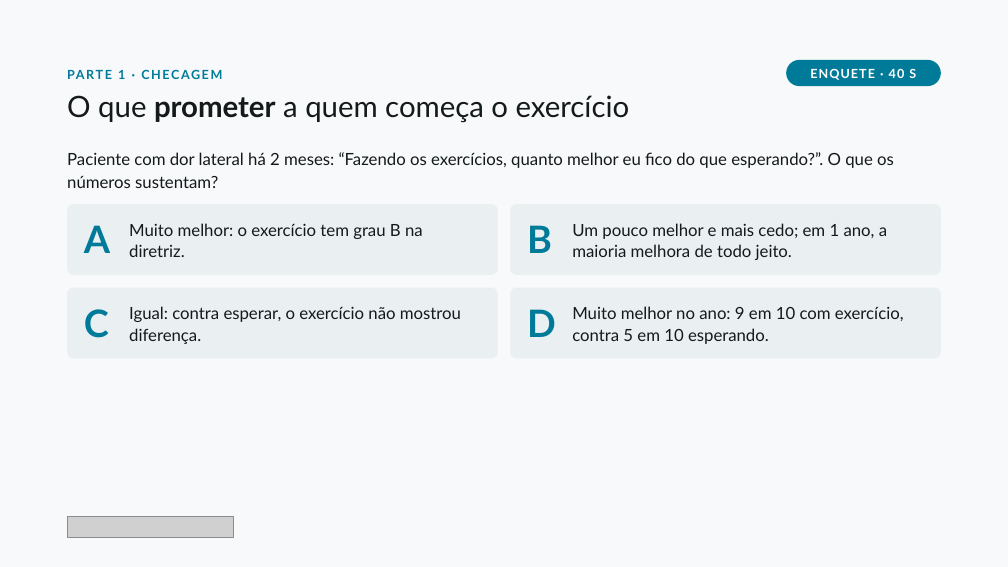
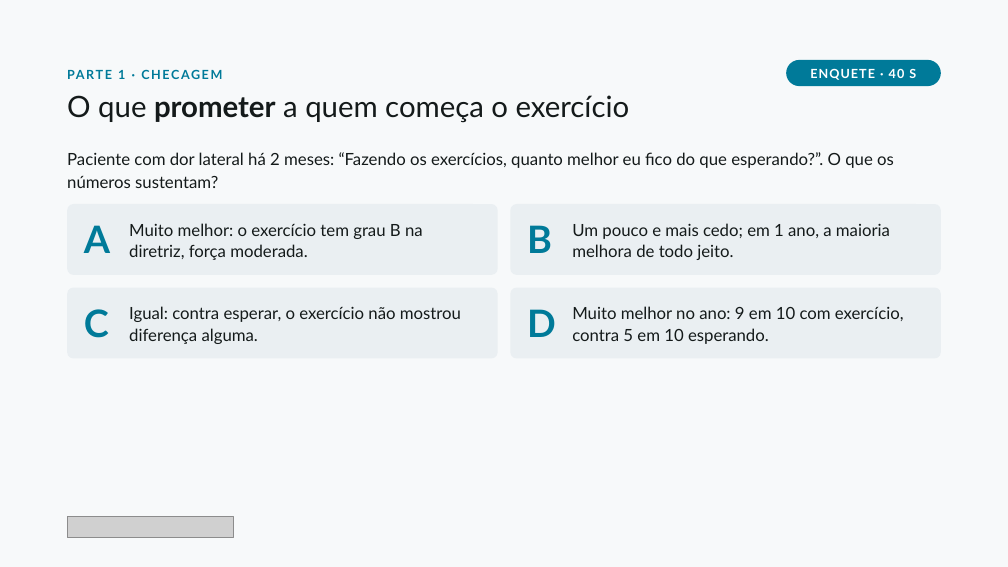
Before and after one commit to dossantosdanieel/illic, a slide deck: slide 8 of aulas/2026-11-cotovelo-lateral-2-reabilitacao/04_aula/cotovelo-lateral-2-reabilitacao.pptx. Drawn at 1008x567 pixels with LibreOffice and Linux fonts; fonts in the diff are those of the drawing; grey boxes stand for pictures. Boxes give left, top, right and bottom in pixels: in the first picture for what was removed or moved away, otherwise in the second. Text is boxed around its words. In the diff, an @@ line names an element or a change of style, - is before the commit and + after.

```diff
--- a/aulas/2026-11-cotovelo-lateral-2-reabilitacao/04_aula/cotovelo-lateral-2-reabilitacao.pptx
+++ b/aulas/2026-11-cotovelo-lateral-2-reabilitacao/04_aula/cotovelo-lateral-2-reabilitacao.pptx
@@ text at [129, 223, 423, 260]: text changed @@
-Muito melhor: o exercício tem grau B na diretriz.
+Muito melhor: o exercício tem grau B na diretriz, força moderada.
@@ text at [572, 223, 890, 260]: text changed @@
-Um pouco melhor e mais cedo; em 1 ano, a maioria melhora de todo jeito.
+Um pouco e mais cedo; em 1 ano, a maioria melhora de todo jeito.
@@ text at [129, 306, 461, 344]: text changed @@
-Igual: contra esperar, o exercício não mostrou diferença.
+Igual: contra esperar, o exercício não mostrou diferença alguma.
```
Also in this commit, not shown: 8 other slides changed, 21 other files.
